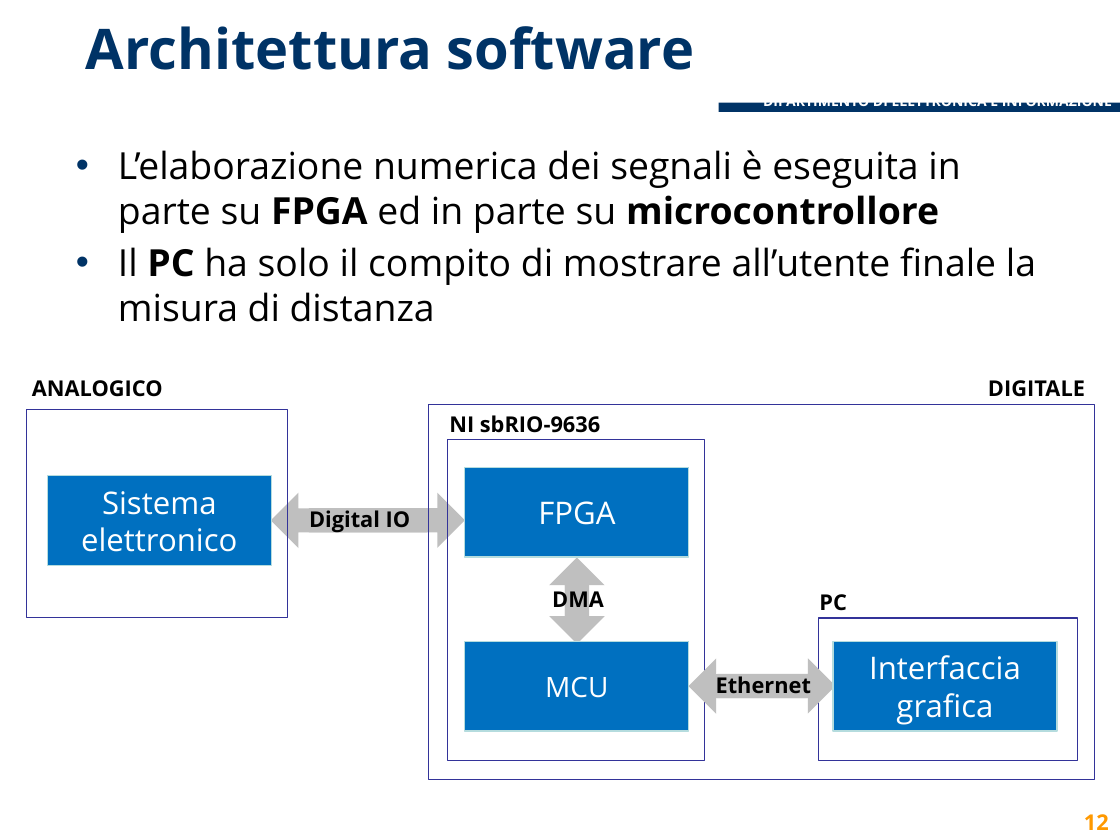
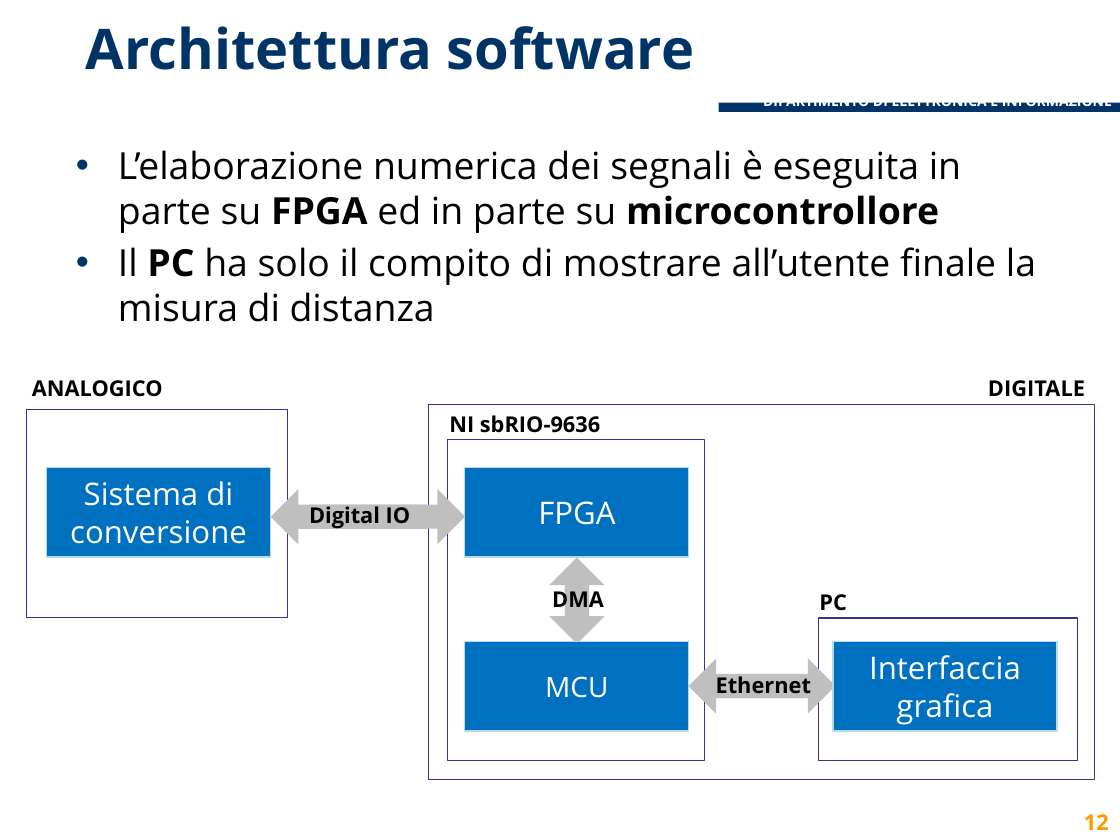
Before and after one commit to lcavagnispolimi/thesis_latex, a slide deck: slide 12 of presentazione_discussione.pptx. Drawn at 1120x840 pixels with LibreOffice and Linux fonts; fonts in the diff are those of the drawing; background and template pictures are left out. Boxes give left, top, right and bottom in pixels: in the first picture for what was removed or moved away, otherwise in the second. Text is boxed around its words. In the diff, an @@ line names an element or a change of style, - is before the commit and + after.

Commit message:
sistemate immagini

```diff
--- a/presentazione_discussione.pptx
+++ b/presentazione_discussione.pptx
@@ rectangle "Sistema di conversione": place and size @@
-rectangle "Sistema di conversione" at (47, 475, 271, 564)
+rectangle "Sistema di conversione" at (47, 467, 271, 557)
@@ text in rectangle at (70, 481, 247, 544): text changed @@
-Sistema elettronico
+Sistema di conversione
@@ 2 right arrows, 1 text: place and size @@
-2 right arrows, 1 text at (271, 493, 465, 548)
+2 right arrows, 1 text at (271, 489, 465, 544)
```
Also in this commit, not shown: 11 other slides changed.
